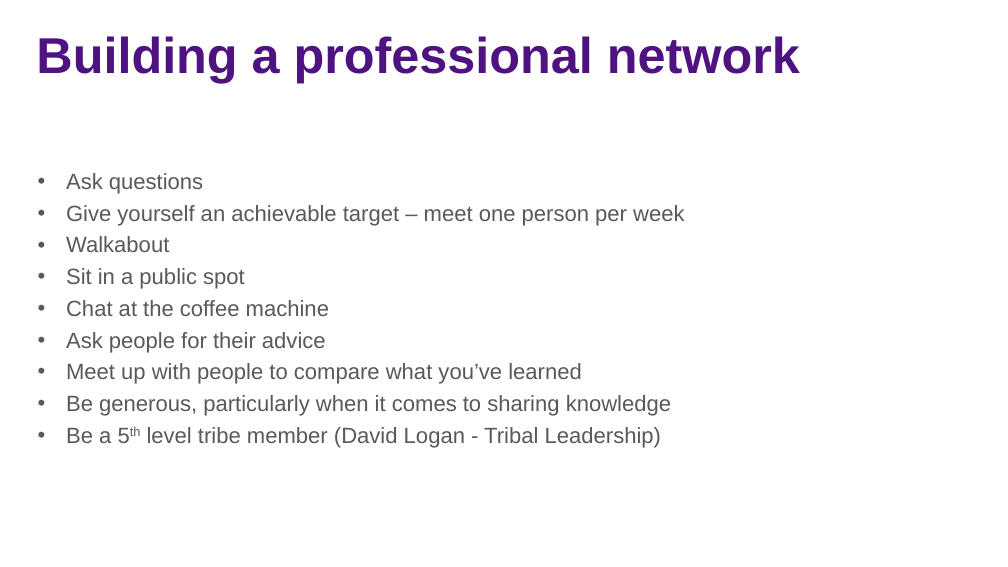
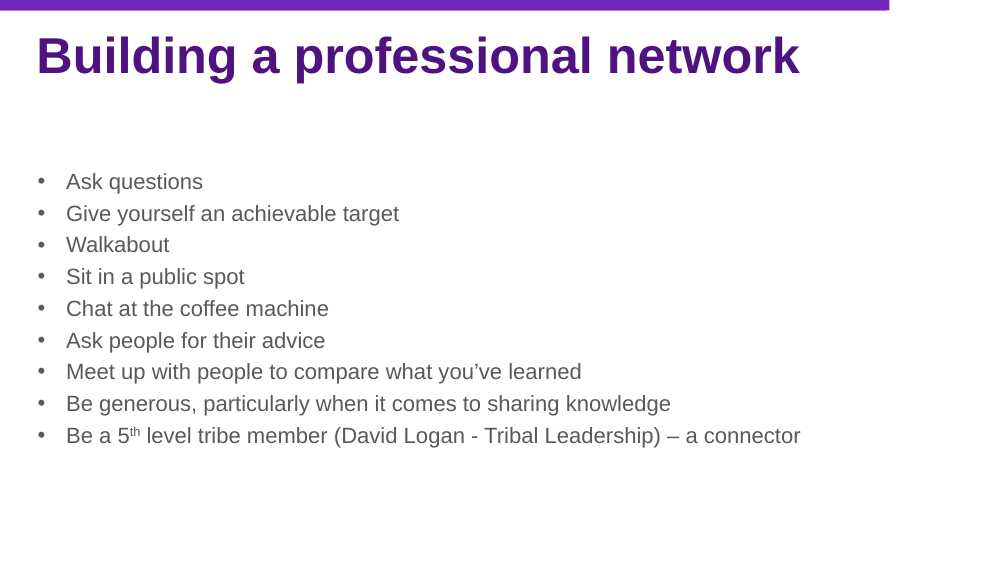
Before and after one commit to jasonjwood/presentations, a slide deck: slide 29 of InFusion2016 - Getting It Done - Jason Wood.pptx (slide 30 before the commit). Drawn at 1008x567 pixels with LibreOffice and Linux fonts; fonts in the diff are those of the drawing; background and template pictures are left out. Boxes give left, top, right and bottom in pixels: in the first picture for what was removed or moved away, otherwise in the second. Text is boxed around its words. In the diff, an @@ line names an element or a change of style, - is before the commit and + after.

```diff
--- a/InFusion2016 - Getting It Done - Jason Wood.pptx
+++ b/InFusion2016 - Getting It Done - Jason Wood.pptx
@@ rectangle added at (0, 0, 889, 11), fill #7227BC @@
@@ rectangle added at (0, 0, 886, 11), fill #7227BC @@
@@ text at (66, 205, 399, 226): text changed @@
-• Give yourself an achievable target – meet one person per week
+• Give yourself an achievable target
@@ text at (66, 427, 801, 448): text changed @@
-• Be a 5th level tribe member (David Logan - Tribal Leadership)
+• Be a 5th level tribe member (David Logan - Tribal Leadership) – a connector
```
Also in this commit, not shown: 29 other slides changed, 2 slides added, 5 slides removed.
